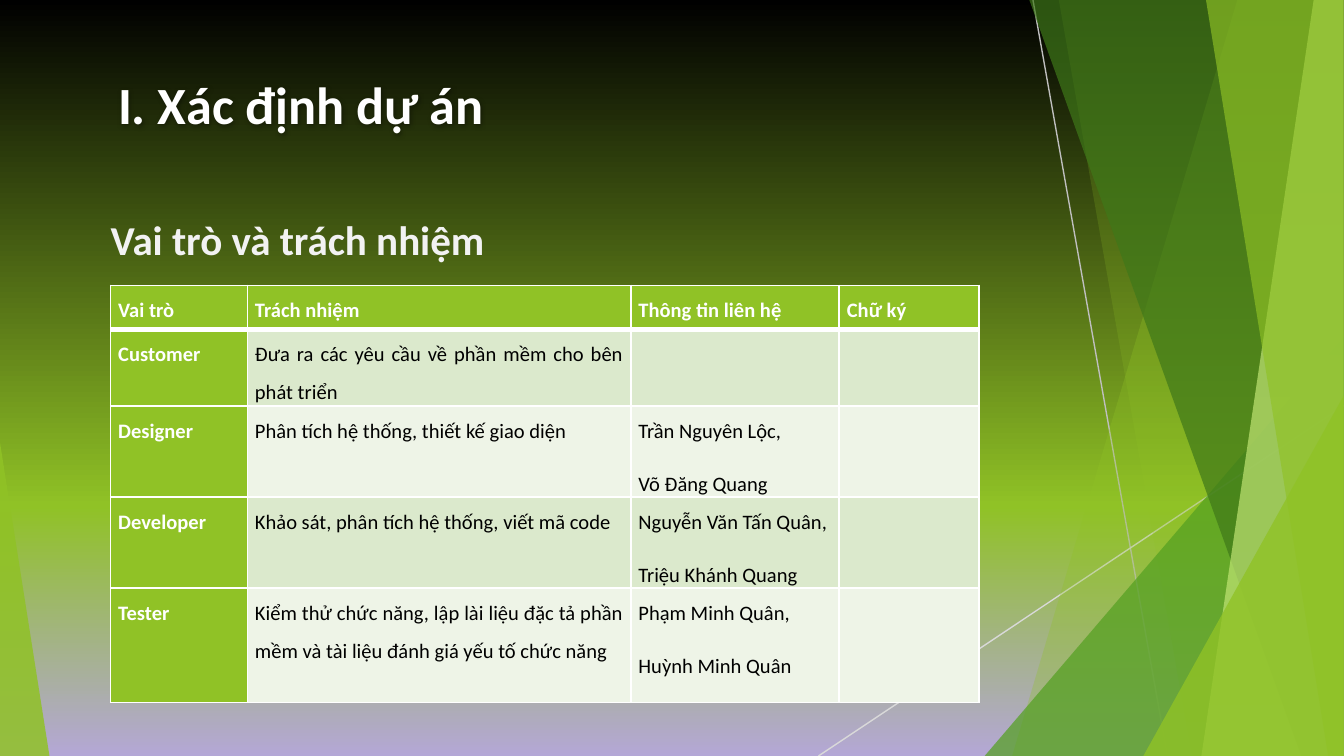
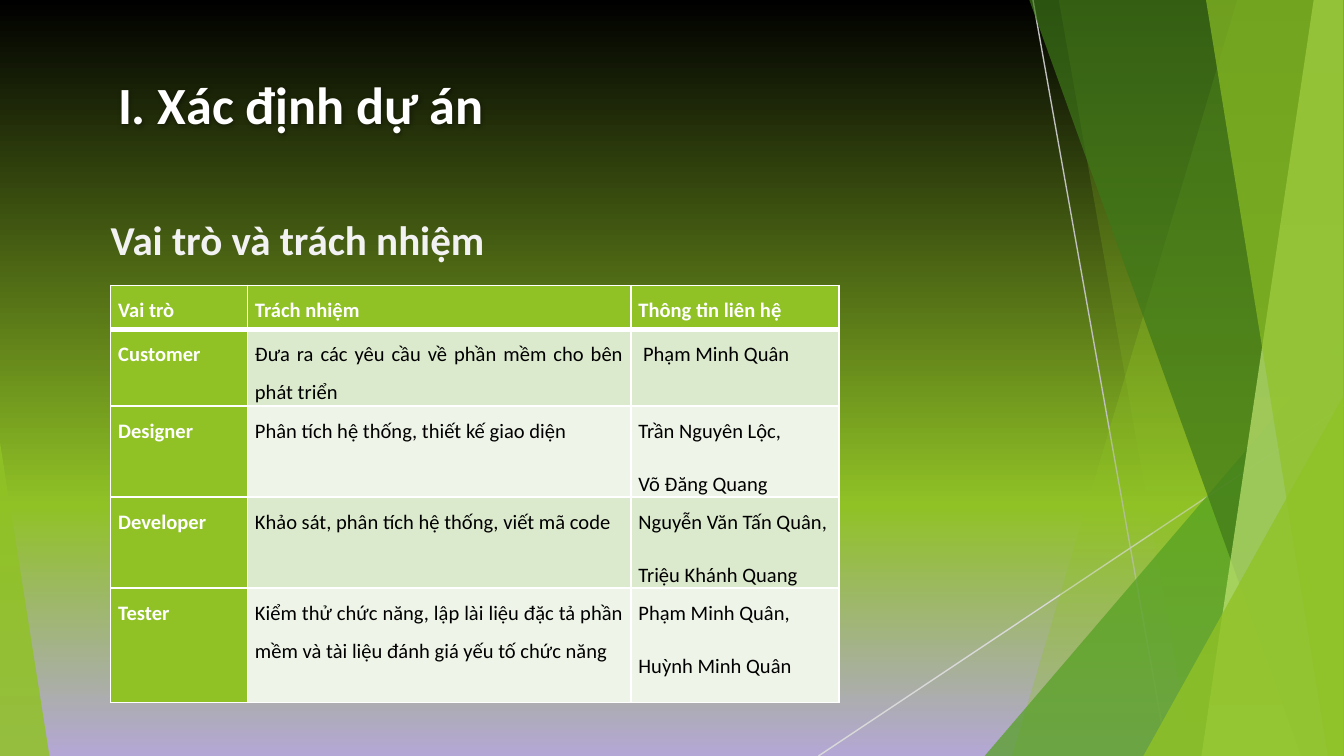
Before and after one commit to EdgarIgnite16/MSP-Project, a slide deck: slide 7 of Report/Nhom9_SingedShop_FinalUltimateVersion.pptx. Drawn at 1344x756 pixels with LibreOffice and Linux fonts; fonts in the diff are those of the drawing. Boxes give left, top, right and bottom in pixels: in the first picture for what was removed or moved away, otherwise in the second. Text is boxed around its words. In the diff, an @@ line names an element or a change of style, - is before the commit and + after.

```diff
--- a/Report/Nhom9_SingedShop_FinalUltimateVersion.pptx
+++ b/Report/Nhom9_SingedShop_FinalUltimateVersion.pptx
@@ table at [110, 285, 839, 689] @@
-column 3: Thông tin liên hệ |  | Trần Nguyên Lộc, / Võ Đăng Quang | Nguyễn Văn Tấn Quân, / Triệu Khánh Quang | Phạm Minh Quân, / Huỳnh Minh Quân
-column 4: Chữ ký |  |  |  | 
+column 3: Thông tin liên hệ | Phạm Minh Quân | Trần Nguyên Lộc, / Võ Đăng Quang | Nguyễn Văn Tấn Quân, / Triệu Khánh Quang | Phạm Minh Quân, / Huỳnh Minh Quân
@@ table: place and size @@
-table at [110, 285, 978, 689]
+table at [110, 285, 839, 689]
```
Also in this commit, not shown: 5 other slides changed, 1 other file.
